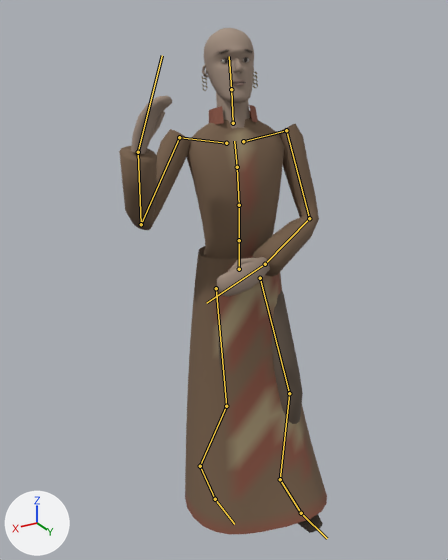
The glTF model assets/models/characters/sazed.glb, before and after one commit.
Rendered twice from a 50 mm lens placed at (1.224, 1.879, 1.996), pointed at (0.099, 0.004, 1.059). Arrows for +X, +Y and +Z are at lower left; the lights stay in place. The picture after the commit comes second. Both versions are drawn at frame 11 of the action 'pull'; the numbers are the values there. The bones that change, and the others that lie on the model, are drawn over the model as lines.

In view in the first picture: 'Sazed'.
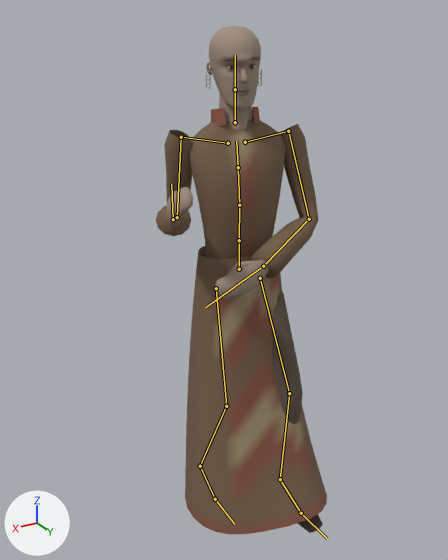
Changed parts and their boxes (x1, y1, x2, y2) in the pictures (448 x 560 px):
'Sazed', posed (18% narrower)
    before: (119, 28, 327, 534)
    after: (156, 26, 327, 534)
bone 'Chest', root to tip
    before: (239, 205) to (237, 167)
    after: (239, 205) to (238, 167)
bone 'UpperChest', root to tip
    before: (237, 167) to (234, 141)
    after: (238, 167) to (236, 141)
bone 'Neck', root to tip
    before: (233, 123) to (231, 89)
    after: (235, 122) to (235, 89)
bone 'Head', root to tip
    before: (231, 89) to (229, 56)
    after: (235, 89) to (235, 54)
bone 'RightUpperArm', root to tip
    before: (179, 137) to (141, 224)
    after: (181, 137) to (177, 217)
bone 'RightLowerArm', root to tip
    before: (141, 224) to (138, 152)
    after: (177, 217) to (173, 219)
bone 'RightHand', root to tip
    before: (138, 152) to (162, 55)
    after: (173, 219) to (171, 184)

Diff of the bpy script that builds the scene:
```diff
--- a/assets/models/characters/sazed.glb.py
+++ b/assets/models/characters/sazed.glb.py
@@ bone_spine @@
 bone_spine = bpy.data.objects['Armature'].pose.bones['Spine']  # child of 'Hips'
-bone_spine.rotation_quaternion = (0.998, -0.031, -0.046, 0.0)  # degrees (-4, -5, 0)
+bone_spine.rotation_quaternion = (0.999, -0.021, -0.046, 0.001)  # degrees (-2, -5, 0)
@@ bone_chest @@
 bone_chest = bpy.data.objects['Armature'].pose.bones['Chest']  # child of 'Spine'
-bone_chest.rotation_quaternion = (0.998, -0.036, -0.054, -0.004)  # degrees (-4, -6, 0)
+bone_chest.rotation_quaternion = (0.998, -0.024, -0.054, -0.003)  # degrees (-3, -6, 0)
@@ bone_upperchest @@
 bone_upperchest = bpy.data.objects['Armature'].pose.bones['UpperChest']  # child of 'Chest'
-bone_upperchest.rotation_quaternion = (0.998, -0.036, -0.054, -0.007)  # degrees (-4, -6, -1)
+bone_upperchest.rotation_quaternion = (0.998, -0.024, -0.054, -0.006)  # degrees (-3, -6, -1)
@@ bone_neck @@
 bone_neck = bpy.data.objects['Armature'].pose.bones['Neck']  # child of 'UpperChest'
-bone_neck.rotation_quaternion = (1.0, -0.02, 0.0, 0.0)  # degrees (-2, 0, 0)
+bone_neck.rotation_quaternion = (1.0, 0.024, 0.0, 0.0)  # degrees (3, 0, 0)
@@ bone_head @@
 bone_head = bpy.data.objects['Armature'].pose.bones['Head']  # child of 'Neck'
-bone_head.rotation_quaternion = (1.0, -0.031, 0.0, 0.0)  # degrees (-4, 0, 0)
+bone_head.rotation_quaternion = (0.999, 0.036, 0.0, 0.0)  # degrees (4, 0, 0)
@@ bone_rightupperarm @@
 bone_rightupperarm = bpy.data.objects['Armature'].pose.bones['RightUpperArm']  # child of 'RightShoulder'
-bone_rightupperarm.rotation_quaternion = (0.951, 0.05, 0.289, 0.098)  # degrees (10, 33, 15)
+bone_rightupperarm.rotation_quaternion = (0.935, -0.209, 0.035, 0.284)  # degrees (-22, 11, 32)
@@ bone_rightlowerarm @@
 bone_rightlowerarm = bpy.data.objects['Armature'].pose.bones['RightLowerArm']  # child of 'RightUpperArm'
-bone_rightlowerarm.rotation_quaternion = (0.47, 0.883, 0.0, 0.0)  # degrees (124, 0, 0)
+bone_rightlowerarm.rotation_quaternion = (0.537, 0.844, 0.0, 0.0)  # degrees (115, 0, 0)
@@ bone_righthand @@
 bone_righthand = bpy.data.objects['Armature'].pose.bones['RightHand']  # child of 'RightLowerArm'
-bone_righthand.rotation_quaternion = (0.967, 0.256, 0.0, 0.0)  # degrees (30, 0, 0)
+bone_righthand.rotation_quaternion = (0.975, 0.187, 0.117, 0.022)  # degrees (22, 13, 5)
```
